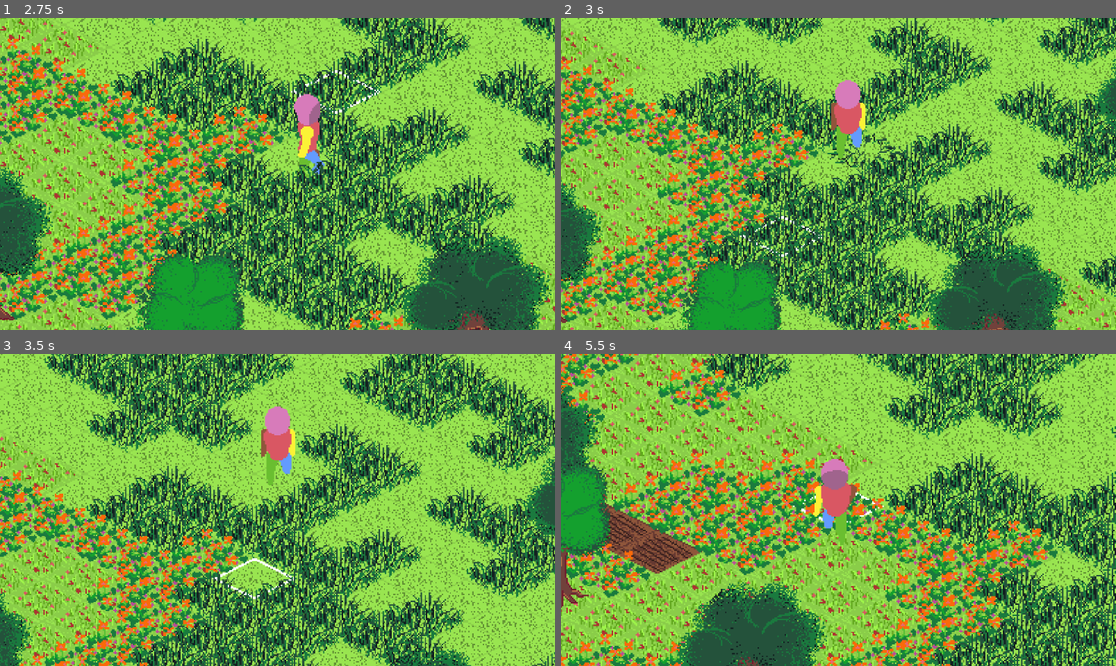
Above: before the commit, frames 1-4 (two rows, left to right).
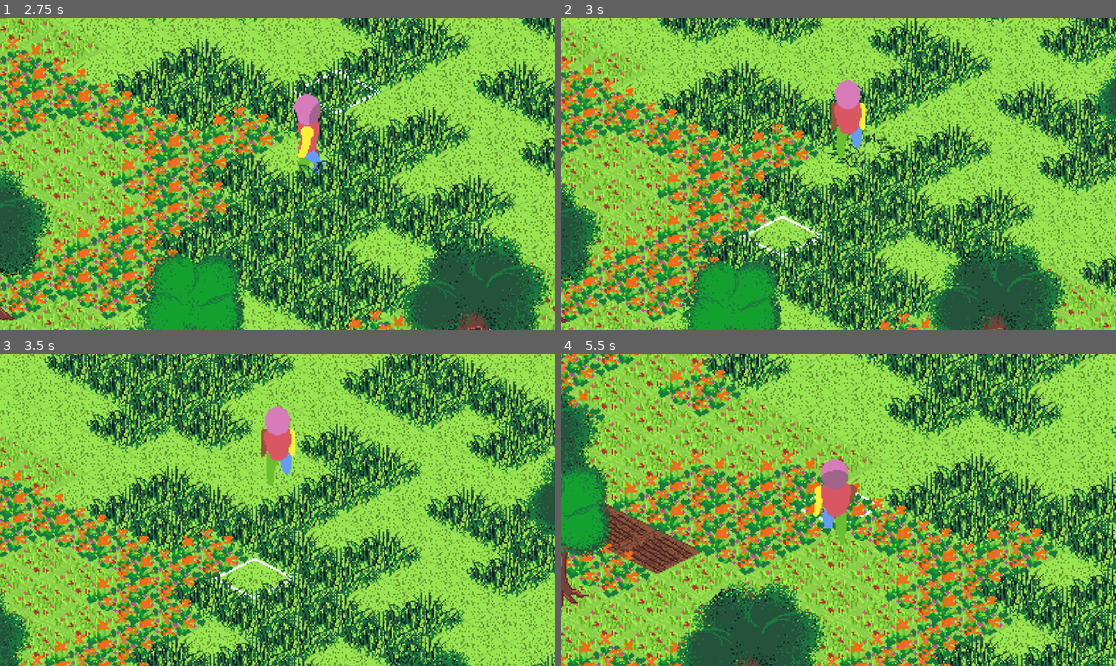
Above: after the commit, the same moments.

Repository: dinushkasam/twilight-memory
Game: Godot game, scene res://scenes/world/world.tscn
Same seed, same stepped clock (60 frames per second), same inputs: the game is played once before the commit and once after it.
Inputs (mouse positions are in pixels of both pictures, inside the frame that each line leads up to):
- Up to frame 1 (2.75 s): tap Enter at 0.5 s; move the mouse to (399, 158) at 0.52 s; hold D (right) 0.53-1.28 s; tap Mouse wheel up (zoom_in) at 0.6, 2.1 s; click (399, 158) at 0.67 s; move the mouse to (166, 189) at 1.27 s; hold S (down) 1.28-2.03 s; tap Mouse wheel down (zoom_out) at 1.35 s; move the mouse to (333, 105) at 2.02 s; hold D (right) from 2.03 s (still down)
- Up to frame 2 (3 s): move the mouse to (810, 236) at 2.77 s; release D (right) at 2.78 s; hold W (up) from 2.78 s (still down); tap Mouse wheel down (zoom_out) at 2.85 s; click (810, 236) at 2.92 s
- Up to frame 3 (3.5 s): keep holding W (up)
- Up to frame 4 (5.5 s): move the mouse to (1005, 556) at 3.52 s; release W (up) at 3.53 s; hold A (left) 3.53-5.03 s; tap Mouse wheel up (zoom_in) at 3.6, 5.1 s; move the mouse to (672, 463) at 4.27 s; tap Mouse wheel down (zoom_out) at 4.35 s; move the mouse to (866, 510) at 5.02 s; hold S (down) from 5.03 s (still down); click (866, 510) at 5.17 s

Frame 1 is identical in both runs. In frame 2, 0.8% of the frame differs, in the area x 32-48%, y 61-78%; in frame 3, 0.8%; in frame 4, 0.9%, in the area x 74-91%, y 82-100%.

Commit message:
chore: interaction manager integration

Diff:
--- a/scripts/player/player.gd
+++ b/scripts/player/player.gd
@@ -74,4 +74,4 @@
 
 
 func _on_world_context_tile_clicked(coords: Vector2i) -> void:
-	print("Player clicked tile: ", coords)
+	world_context.interact(coords, self, null)
--- a/scripts/world/world.gd
+++ b/scripts/world/world.gd
@@ -17,7 +17,8 @@
 	world_context.init(
 		%GroundTileMapLayer,
 		$GameObjectManager,
-		%GroundHighlightTileMapLayer
+		%GroundHighlightTileMapLayer,
+		$InteractionManager
 	)
 
 	# Initialize components with world context
--- a/scripts/world/world_context.gd
+++ b/scripts/world/world_context.gd
@@ -6,6 +6,7 @@
 var highlight: TileMapLayer
 var game_object_manager: GameObjectManager
 var highlighted_cell: Vector2i
+var interaction_manager: InteractionManager
 
 # Signals
 @warning_ignore("unused_signal")
@@ -16,11 +17,15 @@
 func init(
 	ground_arg: TileMapLayer,
 	game_obj_mgr_arg: GameObjectManager,
-	highlight_arg: TileMapLayer
+	highlight_arg: TileMapLayer,
+	interaction_mgr_arg: InteractionManager
 ):
 	ground = ground_arg
 	game_object_manager = game_obj_mgr_arg
 	highlight = highlight_arg
+	interaction_manager = interaction_mgr_arg
+
+	interaction_manager.world = self
 
 
 # Tile Management
@@ -48,3 +53,8 @@
 		ground.map_to_local(coords),
 		variant
 	)
+
+
+# Interaction Manager
+func interact(coords: Vector2i, actor: Node2D, tool: Node2D):
+	interaction_manager.interact_at_tile(coords, actor, tool)
Not shown, removed: docs/04_gameplay_systems/interaction_system.md
Not shown, changed: docs/06_devlog/devlog_2026_feb.md
